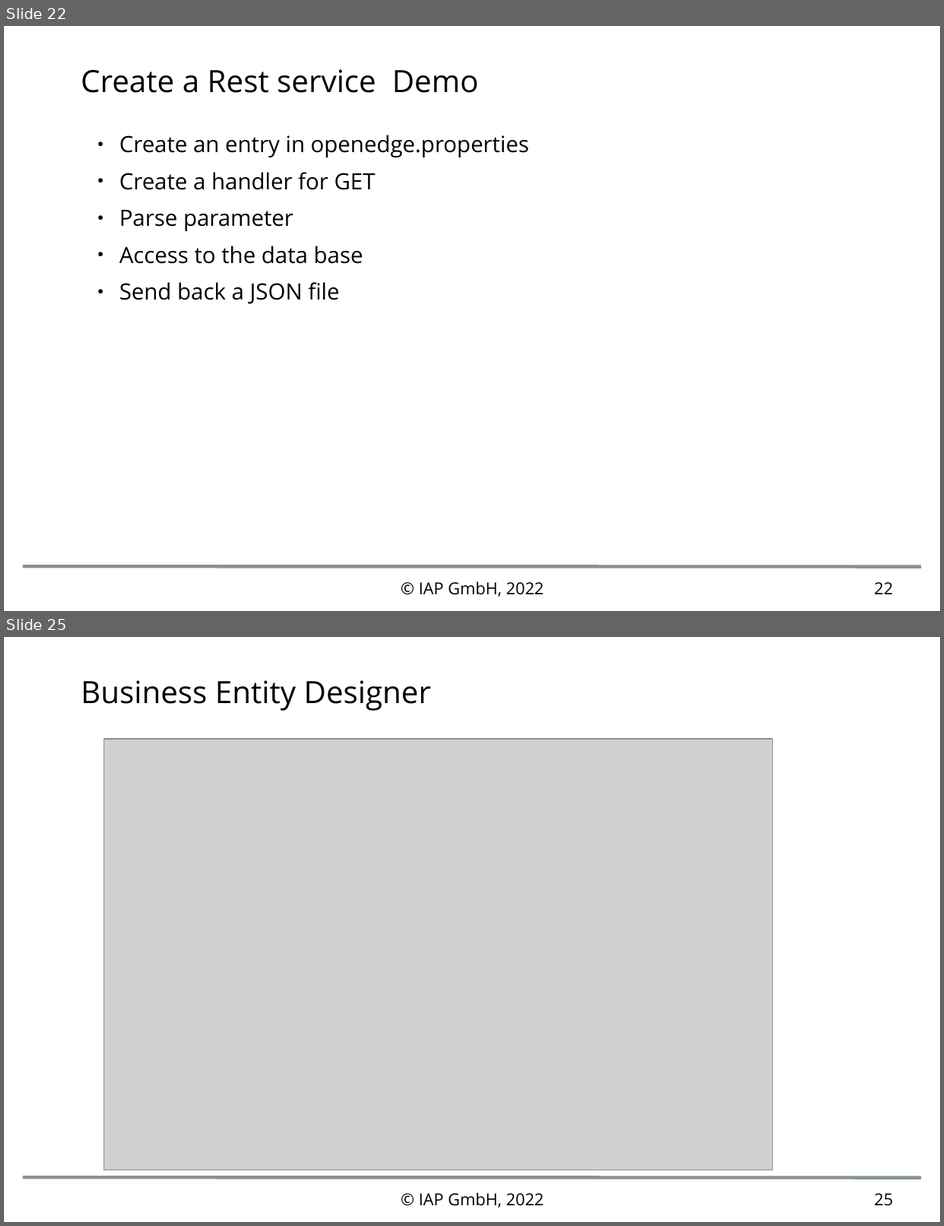
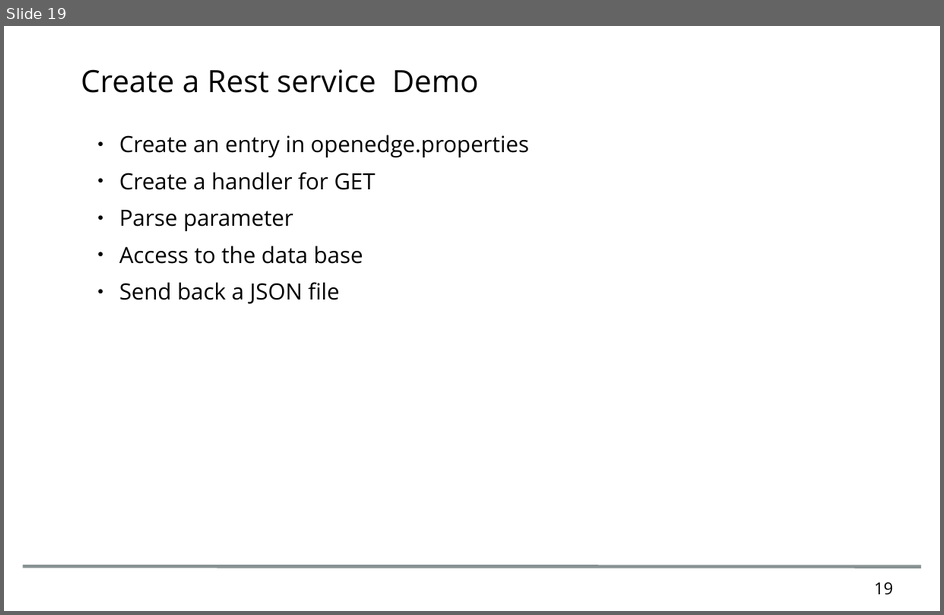
Before and after one commit to nik00iap/openedgeExcercises, a slide deck: doc/2023_4_PasoeWorkshop.odp. Shown one above the other, each under a label of ours: slides 22 and 25 before the commit, slide 19 after it; the slides between them are not shown. The pictures are 944x1226 and 944x615 pixels, drawn with LibreOffice and Linux fonts; fonts in the diff are those of the drawing; grey boxes stand for pictures; background and template pictures are left out. Boxes give left, top, right and bottom in pixels: in the first picture for what was removed or moved away, otherwise in the second. Text is boxed around its words. In the diff, an @@ line names an element or a change of style, - is before the commit and + after.

```diff
--- a/doc/2023_4_PasoeWorkshop.odp
+++ b/doc/2023_4_PasoeWorkshop.odp
@@ slide 25 removed at [4, 637, 940, 1222], background #FFFFFF; not listed: 1 template element that a slide beside it also shows @@
@@ text removed at [81, 680, 431, 711] @@
-Business Entity Designer
@@ picture removed at [104, 739, 773, 1170] @@
@@ text removed at [419, 1193, 544, 1208] @@
-© IAP GmbH, 2022
@@ page number removed at [874, 1193, 893, 1206] @@
-25
@@ what was slide 22 is now slide 19 @@
@@ slide 19 changed as well @@
@@ text removed at [419, 582, 544, 597] @@
-© IAP GmbH, 2022
@@ page number at [874, 582, 893, 595]: text changed @@
-22
+19
```
Also in this commit, not shown: 23 other slides changed, 8 other slides removed, 3 other files.
